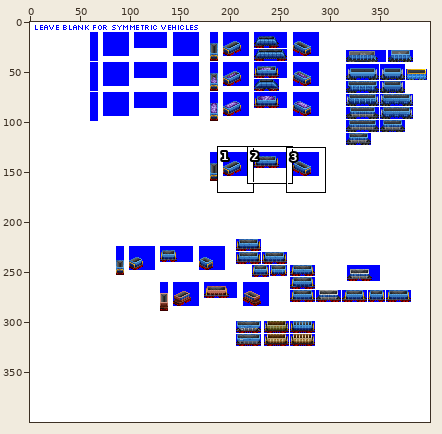
Two versions of one sprite sheet, src/graphics/pony/rock_hopper_car_pony_gen_4B.png. The first picture is a wide view before the edit; the outline marks the close-up.
Close-up. First the earlier version:
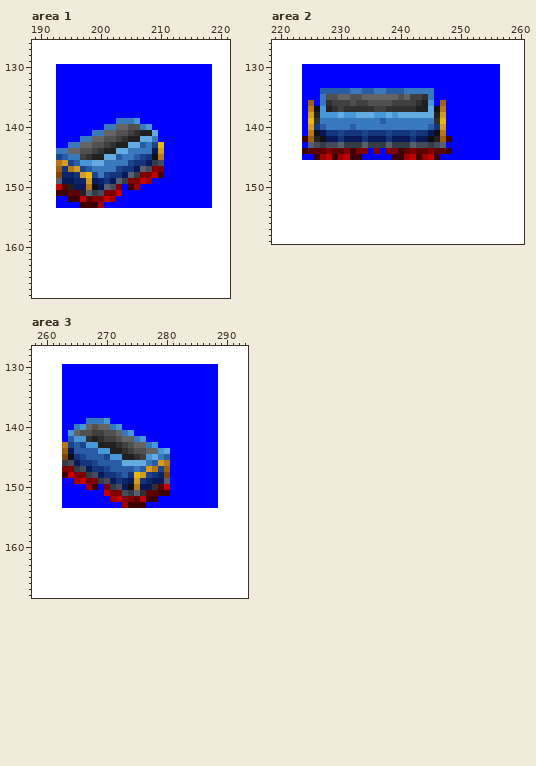
The file is 400x400 pixels. Colours within 5 levels of each other are drawn and written as one. Shown: area 1: x 189..221, y 126..168; area 2: x 219..260, y 126..159; area 3: x 258..293, y 127..168. The commit also changed other parts of the picture, which this record leaves out.
Once edited:
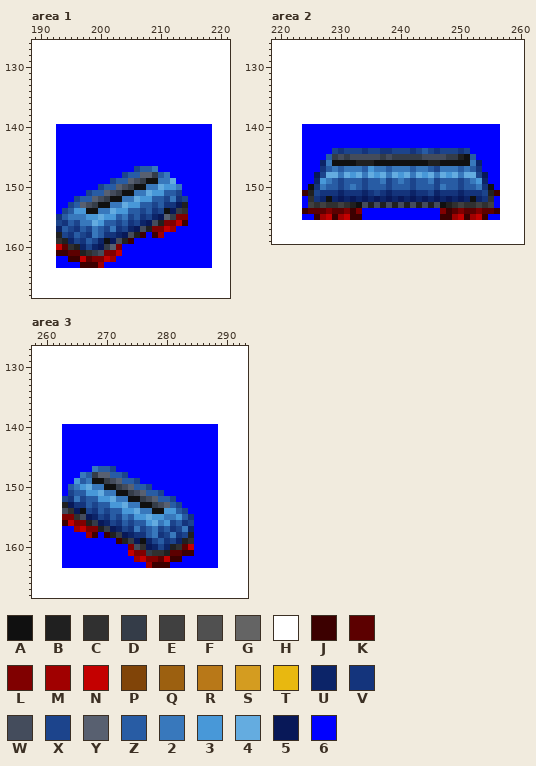
Palette (. is transparent): A #101010  B #202020  C #303030  D #343c48  E #404040  F #505050  G #646464  H #ffffff  J #3c0000  K #5c0000  L #800000  M #a00000  N #c40000  P #804408  Q #9c6010  R #b87818  S #d49c20  T #e8b810  U #0c2468  V #14347c  W #444c5c  X #1c448c  Y #586070  Z #285ca4  2 #3878bc  3 #4898d8  4 #64ace0  5 #081858  6 #0000ff
The edit:
Changed rows in their new state; - is an unchanged pixel.
Area 1:
first column x 193:
130 HHHHHHHHHHHHHHHHHHHHHHHHHH
131 HHHHHHHHHHHHHHHHHHHHHHHHHH
132 HHHHHHHHHHHHHHHHHHHHHHHHHH
133 HHHHHHHHHHHHHHHHHHHHHHHHHH
134 HHHHHHHHHHHHHHHHHHHHHHHHHH
135 HHHHHHHHHHHHHHHHHHHHHHHHHH
136 HHHHHHHHHHHHHHHHHHHHHHHHHH
137 HHHHHHHHHHHHHHHHHHHHHHHHHH
138 HHHHHHHHHHHHHHHHHHHHHHHHHH
139 HHHHHHHHHHHHHHHHHHHHHHHHHH
140 --------66666666----------
141 ------66666666666---------
142 ----6666666666666---------
143 --6666666666666666--------
144 666666666666666666--------
145 666666666666666666--------
146 666666666666666666--------
147 6666666666666XZZ26--------
148 66666666666XZZYYDZ2-------
149 666666666XZZYWDAA224------
150 6666666XZZYWDAA224332-----
151 66666XZZYWDAA22433ZZX-----
152 --6XZZYWDAA22433ZZX2VX----
153 --XZYWDAA22433ZZXZVV5B----
154 6XZ33AA22433ZZXZVXA5DC6666
155 VZ22233433Z2XZVXU5YDLL6666
156 XVZX2243ZZXZVXU5WBLLNJ6666
157 UZXVZX2ZX2VXU5WBLLNM666666
158 BXVZXV2ZVVU5WBJ6JM66666666
159 CBUXVZXUA5WBJ6666666666666
160 NKCBUXU5DYL666666666666666
161 JJKKBCDWLLN666666666666666
162 66JJNKLLNM6666666666666666
163 6666JJJM666666666666666666
Area 2:
first column x 224:
130 HHHHHHHHHHHHHHHHHHHHHHHHHHHHHHHHH
131 HHHHHHHHHHHHHHHHHHHHHHHHHHHHHHHHH
132 HHHHHHHHHHHHHHHHHHHHHHHHHHHHHHHHH
133 HHHHHHHHHHHHHHHHHHHHHHHHHHHHHHHHH
134 HHHHHHHHHHHHHHHHHHHHHHHHHHHHHHHHH
135 HHHHHHHHHHHHHHHHHHHHHHHHHHHHHHHHH
136 HHHHHHHHHHHHHHHHHHHHHHHHHHHHHHHHH
137 HHHHHHHHHHHHHHHHHHHHHHHHHHHHHHHHH
138 HHHHHHHHHHHHHHHHHHHHHHHHHHHHHHHHH
139 HHHHHHHHHHHHHHHHHHHHHHHHHHHHHHHHH
140 -66666666666666666666666---------
141 -66666666666666666666666---------
142 6666666666666666666666666--------
143 -66666666666666666666666---------
144 66666XVXXXVXXVVXXXVXZXVXXXVX-----
145 --66ZDWDWWWWWDWDDDDDWWWWDDBAZ----
146 666U2AAAABBBAAAAAAAAABBAAAAA2U666
147 666VZ2Z222Z322Z222Z22ZX222Z2ZV666
148 665X4424342434243424342434244X566
149 66U32ZXZZZXZZ2XZ2ZXZZ2XZZZXZ23U66
150 6AV2ZZXZ2ZXZZZXZZZXZZZX2ZZXZZ2VA6
151 JBXVVVUVVVUVXVUVVVUVVXUVVVUVVVXBJ
152 6CVUAU5U5U5U5U5U5U5U5U5U5U5UAUVC6
153 6ECECCECBAWBWBWBWBWBWBWABCECCECE6
154 JKKKLKKLJL6666666666666LJKLKKLKKJ
155 66JMNJMNJJ6666666666666JJMNJMNJ66
Area 3:
first column x 263:
130 HHHHHHHHHHHHHHHHHHHHHHHHHH
131 HHHHHHHHHHHHHHHHHHHHHHHHHH
132 HHHHHHHHHHHHHHHHHHHHHHHHHH
133 HHHHHHHHHHHHHHHHHHHHHHHHHH
134 HHHHHHHHHHHHHHHHHHHHHHHHHH
135 HHHHHHHHHHHHHHHHHHHHHHHHHH
136 HHHHHHHHHHHHHHHHHHHHHHHHHH
137 HHHHHHHHHHHHHHHHHHHHHHHHHH
138 HHHHHHHHHHHHHHHHHHHHHHHHHH
139 HHHHHHHHHHHHHHHHHHHHHHHHHH
140 --66666666----------------
141 -66666666666--------------
142 -6666666666666------------
143 6666666666666666----------
144 666666666666666666--------
145 666666666666666666--------
146 666666666666666666--------
147 666662ZZX666666666--------
148 6662ZDYYZZX6666666--------
149 --3Z2AADWYZZX66666--------
150 -Z23422AADWYZZX666--------
151 -XZZ33422AA-WYZZX6--------
152 XV2XZZ33422AADWYZZX-------
153 B5VVZXZZ33422AADWYZX------
154 WC5AXVZXZZ33422AA33ZX66666
155 LLCW5UXVZX2Z33433223ZV6666
156 JNLLBD5UXVZXZZ3423XZVX6666
157 66MNLLBD5UXV2XZ2XZVX2U6666
158 6666MJ6JBD5UVVZ2VX2VXB6666
159 666666666JBD5AUXZVXUBC6666
160 66666666666LWC5UXUBCKN6666
161 66666666666NLLDCCBKKJJ6666
162 666666666666MNLLKNJJ666666
163 66666666666666MJJJ66666666
